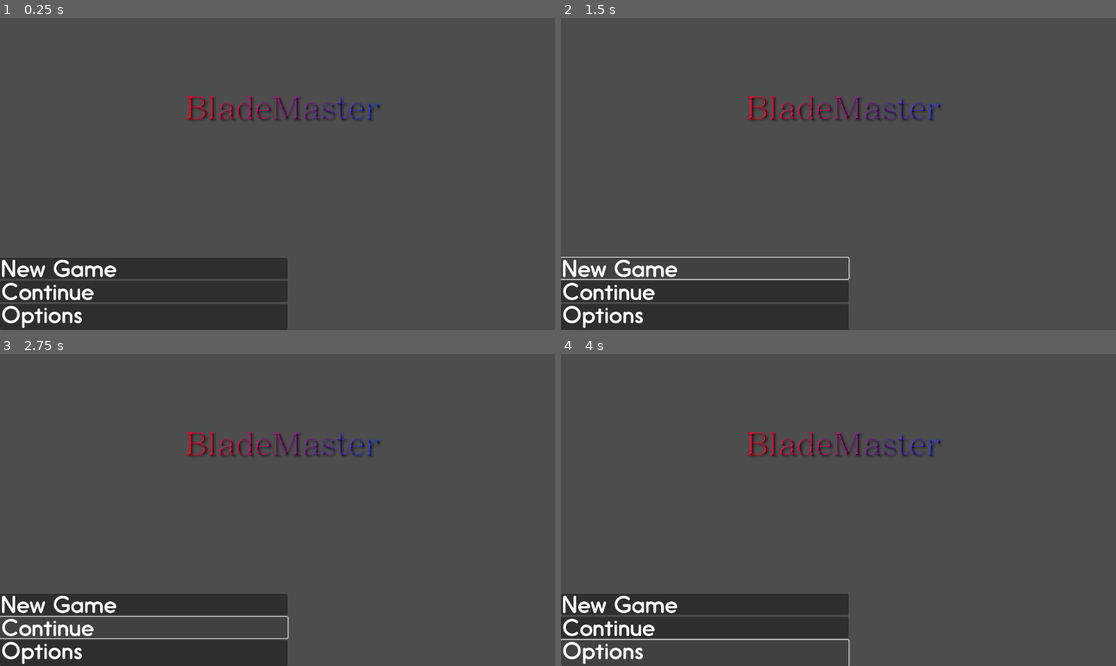
Above: before the commit, frames 1-4 (two rows, left to right).
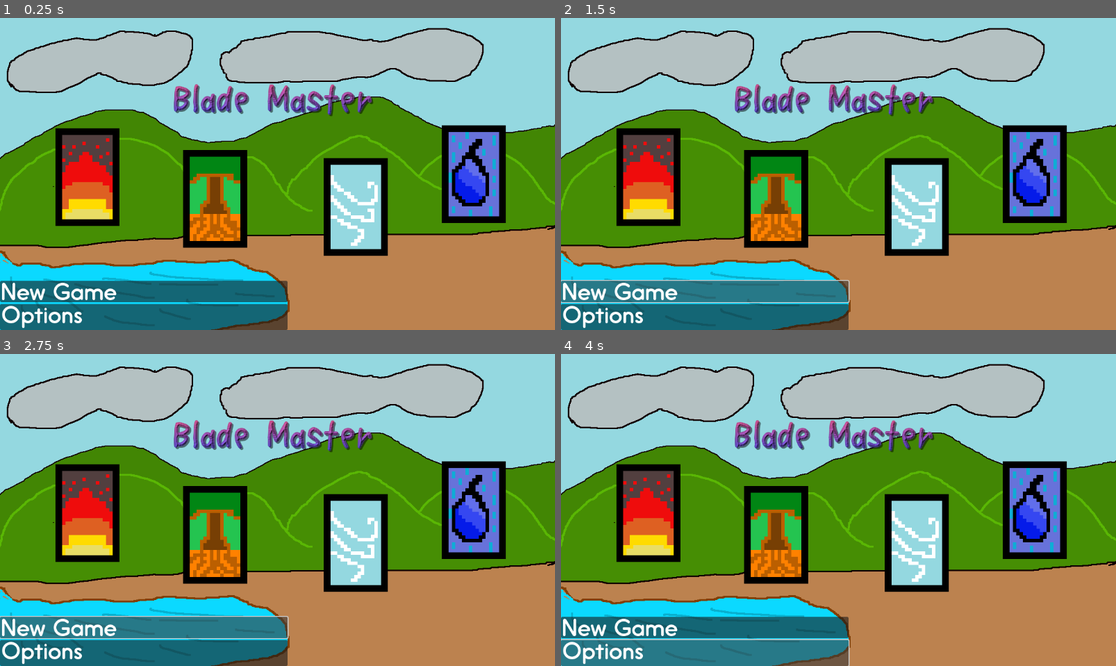
Above: after the commit, the same moments.

Repository: TeooL/Blade-Master
Game: Godot game, scene res://menu.tscn
Two runs of this game, one before a commit and one after it. Both use one fixed random seed, a clock stepped at 60 frames per second and the inputs below.
Inputs (mouse positions are in pixels of both pictures, inside the frame that each line leads up to; where the layout moved, square brackets give the same spot in the first picture):
- Up to frame 1 (0.25 s): no input
- Up to frame 2 (1.5 s): click (705, 292) [705, 267] at 0.5 s; click (705, 292) [705, 267] at 1.25 s
- Up to frame 3 (2.75 s): click (144, 628) at 2.02 s
- Up to frame 4 (4 s): click (705, 628) at 2.77 s; click (705, 653) at 3.5 s

The runs differ from the first frame. In frame 1, 99% of the frame differs, in the area x 0-100%, y 0-100%; in frame 2, 99%; in frame 3, 99%; in frame 4, 99%.

Commit message:
Add files via upload

Diff:
--- /dev/null
+++ b/GodotProject/Intro.tscn
@@ -0,0 +1,16 @@
+[gd_scene load_steps=3 format=3 uid="uid://cf1mr1lmt7gfa"]
+
+[ext_resource type="Texture2D" uid="uid://beukne1pconoh" path="res://BurningLandscape.png.png" id="1_0umow"]
+
+[sub_resource type="SpriteFrames" id="SpriteFrames_f7kam"]
+
+[node name="Node2D" type="Node2D"]
+
+[node name="AnimatedSprite2D" type="AnimatedSprite2D" parent="."]
+sprite_frames = SubResource("SpriteFrames_f7kam")
+frame_progress = 1.0
+
+[node name="TextureRect" type="TextureRect" parent="."]
+offset_right = 1153.0
+offset_bottom = 650.0
+texture = ExtResource("1_0umow")
--- /dev/null
+++ b/GodotProject/Start.gd
@@ -0,0 +1,10 @@
+extends Button
+
+# Called when the node enters the scene tree for the first time.
+func _ready():
+	pass # Replace with function body.
+
+
+# Called every frame. 'delta' is the elapsed time since the previous frame.
+func _process(delta):
+	pass
--- a/GodotProject/menu.tscn
+++ b/GodotProject/menu.tscn
@@ -1,9 +1,14 @@
-[gd_scene load_steps=5 format=3 uid="uid://cmyrse6itteq2"]
+[gd_scene load_steps=10 format=3 uid="uid://cmyrse6itteq2"]
 
-[ext_resource type="Texture2D" uid="uid://davuwj8lvmjkh" path="res://Sprites/label_new_game.png" id="1_48s1l"]
-[ext_resource type="Texture2D" uid="uid://bwo1oxj4ubpml" path="res://Sprites/label_continue.png" id="2_ptj33"]
-[ext_resource type="Texture2D" uid="uid://dolnq6xwfek5u" path="res://Sprites/label_options.png" id="3_eqwl0"]
-[ext_resource type="Texture2D" uid="uid://1h6n17812tio" path="res://Sprites/BladeMaster-TitleImage.png" id="4_tmms4"]
+[ext_resource type="Texture2D" uid="uid://davuwj8lvmjkh" path="res://Sprites/Main Menu/label_new_game.png" id="1_48s1l"]
+[ext_resource type="Texture2D" uid="uid://bletxx6nyxlxe" path="res://Sprites/Main Menu/Main-Background.png.png" id="1_tjqwp"]
+[ext_resource type="Script" path="res://Start.gd" id="3_5yk7e"]
+[ext_resource type="Texture2D" uid="uid://dolnq6xwfek5u" path="res://Sprites/Main Menu/label_options.png" id="3_eqwl0"]
+[ext_resource type="Texture2D" uid="uid://b20r6y316jgm4" path="res://Sprites/Main Menu/Blade Master Logo.png.png" id="5_h50bf"]
+[ext_resource type="Texture2D" uid="uid://do6e1xhvds2n0" path="res://Sprites/Cards/FlameCard.png.png" id="6_dixnr"]
+[ext_resource type="Texture2D" uid="uid://qa74myg0wj6o" path="res://Sprites/Cards/EarthCard.png.png" id="7_kadod"]
+[ext_resource type="Texture2D" uid="uid://4aluep0224vf" path="res://Sprites/Cards/Windcard.png.png" id="8_w6flx"]
+[ext_resource type="Texture2D" uid="uid://b3sww4rdry4us" path="res://Sprites/Cards/WaterCard.png.png" id="9_xm5ss"]
 
 [node name="Menu" type="Control"]
 layout_mode = 3
@@ -17,6 +22,19 @@
 grow_horizontal = 2
 grow_vertical = 2
 
+[node name="TextureRect" type="TextureRect" parent="."]
+layout_mode = 1
+anchors_preset = 15
+anchor_right = 1.0
+anchor_bottom = 1.0
+offset_left = -4.0
+offset_top = -6.0
+offset_right = 4.0
+offset_bottom = 6.0
+grow_horizontal = 2
+grow_vertical = 2
+texture = ExtResource("1_tjqwp")
+
 [node name="VBoxContainer" type="VBoxContainer" parent="."]
 layout_mode = 1
 anchors_preset = 8
@@ -25,7 +43,7 @@
 anchor_right = 0.5
 anchor_bottom = 0.5
 offset_left = -578.0
-offset_top = 175.0
+offset_top = 223.0
 offset_right = 19.0
 offset_bottom = 325.0
 grow_horizontal = 2
@@ -35,10 +53,7 @@
 layout_mode = 2
 size_flags_vertical = 0
 icon = ExtResource("1_48s1l")
-
-[node name="Start2" type="Button" parent="VBoxContainer"]
-layout_mode = 2
-icon = ExtResource("2_ptj33")
+script = ExtResource("3_5yk7e")
 
 [node name="Start3" type="Button" parent="VBoxContainer"]
 layout_mode = 2
@@ -46,11 +61,47 @@
 
 [node name="CenterContainer" type="CenterContainer" parent="."]
 layout_mode = 0
-offset_left = 158.0
-offset_top = 44.0
-offset_right = 1010.0
-offset_bottom = 331.0
+offset_left = 318.0
+offset_top = 88.0
+offset_right = 811.0
+offset_bottom = 252.0
 
 [node name="TextureRect" type="TextureRect" parent="CenterContainer"]
 layout_mode = 2
-texture = ExtResource("4_tmms4")
+texture = ExtResource("5_h50bf")
+
+[node name="TextureRect2" type="TextureRect" parent="."]
+layout_mode = 0
+offset_left = 64.0
+offset_top = 216.0
+offset_right = 303.0
+offset_bottom = 482.0
+texture = ExtResource("6_dixnr")
+stretch_mode = 2
+
+[node name="TextureRect3" type="TextureRect" parent="."]
+layout_mode = 0
+offset_left = 329.0
+offset_top = 261.0
+offset_right = 553.0
+offset_bottom = 488.0
+texture = ExtResource("7_kadod")
+stretch_mode = 2
+
+[node name="TextureRect4" type="TextureRect" parent="."]
+layout_mode = 0
+offset_left = 621.0
+offset_top = 278.0
+offset_right = 845.0
+offset_bottom = 525.0
+texture = ExtResource("8_w6flx")
+stretch_mode = 2
+
+[node name="TextureRect5" type="TextureRect" parent="."]
+layout_mode = 0
+offset_left = 866.0
+offset_top = 210.0
+offset_right = 1090.0
+offset_bottom = 481.0
+texture = ExtResource("9_xm5ss")
+stretch_mode = 2
Binary file added: GodotProject/3_12.jpg
Not shown, added: GodotProject/3_12.jpg.import
Binary file added: GodotProject/BurningLandscape.png.png
Not shown, added: GodotProject/BurningLandscape.png.png.import
Binary file added: GodotProject/Sprites/Main Menu/Blade Master Logo.png.png
Not shown, added: GodotProject/Sprites/Main Menu/Blade Master Logo.png.png.import
Binary file added: GodotProject/Sprites/Main Menu/Main-Background.png.png
Not shown, added: GodotProject/Sprites/Main Menu/Main-Background.png.png.import
Binary file added: GodotProject/Sprites/Main Menu/label_new_game.png
Not shown, added: GodotProject/Sprites/Main Menu/label_new_game.png.import
Binary file added: GodotProject/Sprites/Main Menu/label_options.png
Not shown, added: GodotProject/Sprites/Main Menu/label_options.png.import
